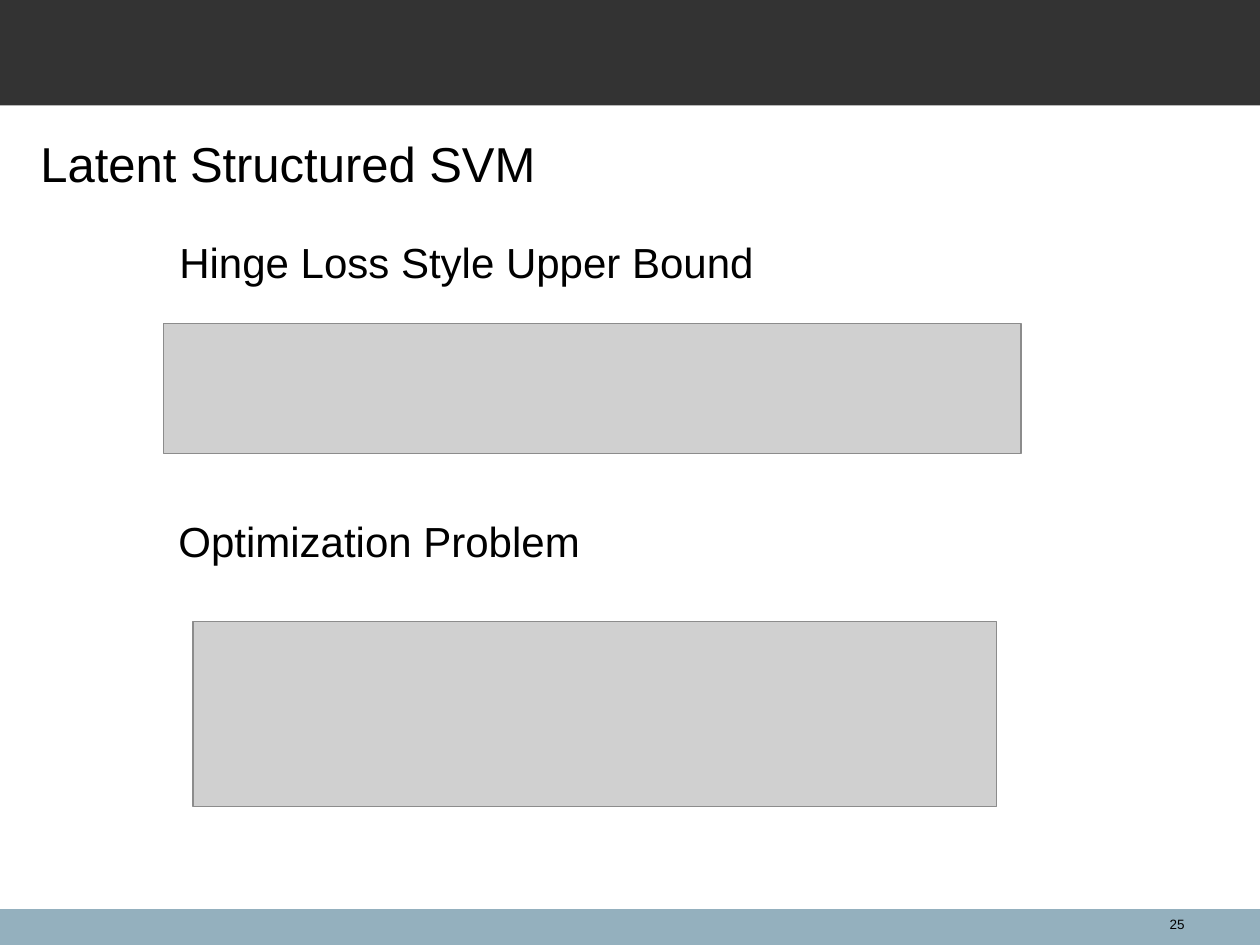
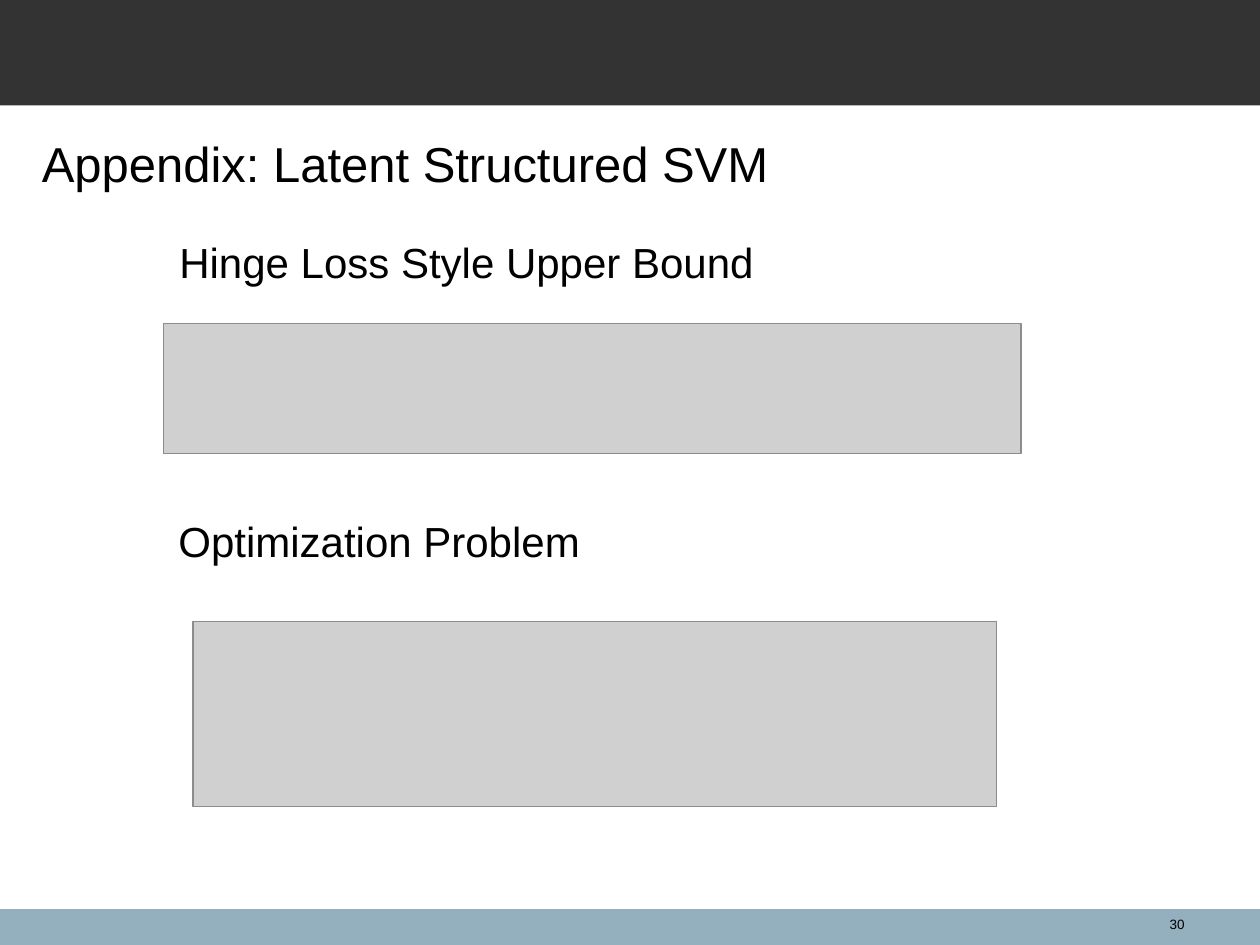
Before and after one commit to spacegoing/ANU_Hounours_Final, a slide deck: slide 30 of FinalTalk/Presentation.ppt (slide 25 before the commit). Drawn at 1260x945 pixels with LibreOffice and Linux fonts; fonts in the diff are those of the drawing; grey boxes stand for pictures; background and template pictures are left out. Boxes give left, top, right and bottom in pixels: in the first picture for what was removed or moved away, otherwise in the second. Text is boxed around its words. In the diff, an @@ line names an element or a change of style, - is before the commit and + after.

```diff
--- a/FinalTalk/Presentation.ppt
+++ b/FinalTalk/Presentation.ppt
@@ text at <box>42,146,768,192</box>: text changed @@
-Latent Structured SVM
+Appendix: Latent Structured SVM
@@ page number at <box>1170,919,1185,929</box>: text changed @@
-25
+30
```
Also in this commit, not shown: 13 other slides changed, 4 slides added, 3 slides removed, 3 other files.
